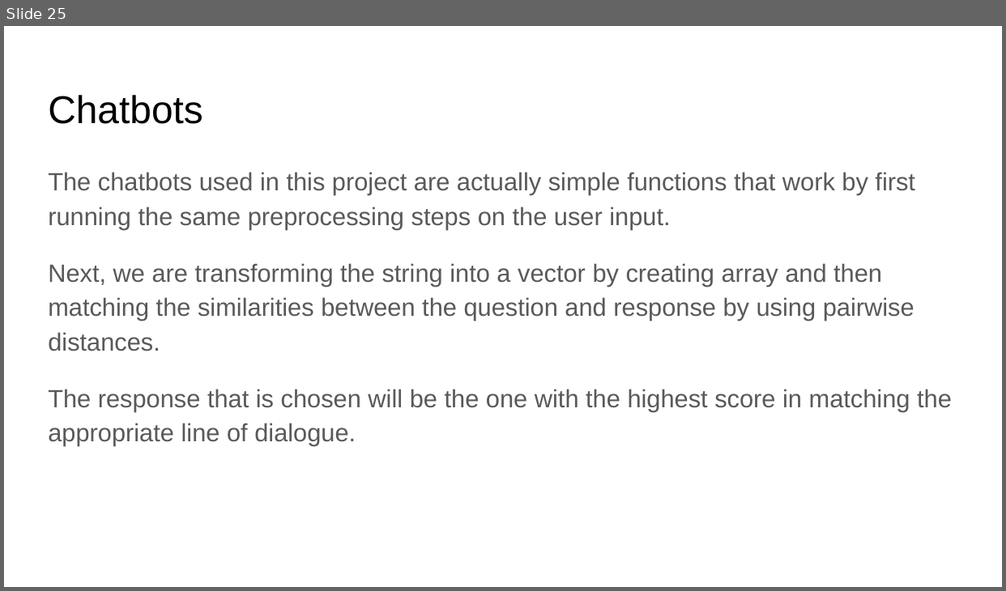
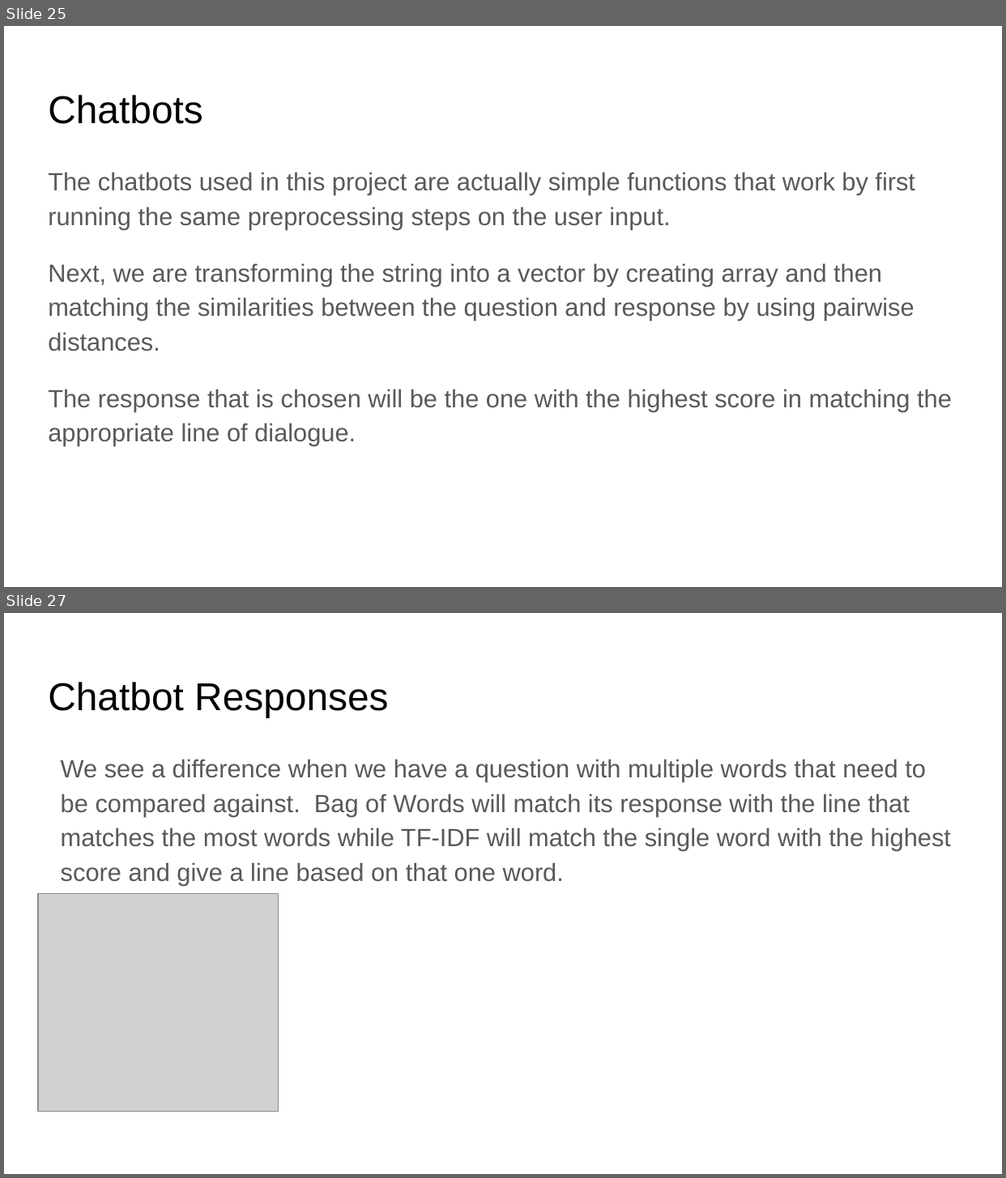
Before and after one commit to bgbarton0360/Capstone-Project-2, a slide deck: Capstone 2 Slides.pptx. Shown one above the other, each under a label of ours: slide 25 before the commit, slides 25 and 27 after it; the slides between them are not shown. The pictures are 1006x591 and 1006x1178 pixels, drawn with LibreOffice and Linux fonts; fonts in the diff are those of the drawing; grey boxes stand for pictures. Boxes give left, top, right and bottom in pixels: in the first picture for what was removed or moved away, otherwise in the second. Text is boxed around its words. In the diff, an @@ line names an element or a change of style, - is before the commit and + after.

```diff
--- a/Capstone 2 Slides.pptx
+++ b/Capstone 2 Slides.pptx
@@ slide 27 added at box(4, 613, 1002, 1174), background #FFFFFF @@
@@ title added at box(48, 682, 389, 717), 28 pt, text #000000 @@
+Chatbot Responses
@@ text added at box(61, 759, 951, 885), 18 pt, text #595959 @@
+We see a difference when we have a question with multiple words that need to be compared against. Bag of Words will match its response with the line that matches the most words while TF-IDF will match the single word with the highest score and give a line based on that one word.
@@ picture added at box(38, 893, 279, 1111) @@
```
Also in this commit, not shown: 2 slides changed, 1 other slide added.
